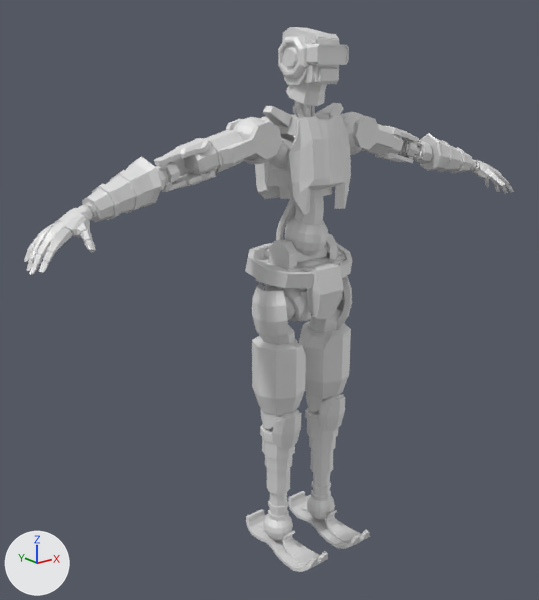
One commit to the FBX model Assets/Models/Playermodel/NewPlayer.fbx: the scene before it, then after it.
The view is the same before and after, from a 50 mm camera at (-1.73, -1.98, 1.81) aimed at (-0.11, 0.05, 1.0). Lighting does not change. The marker at lower left points along +X, +Y and +Z. Vertices at the same position are counted once.

The first picture shows 'Arms', 'Cylinder.001'.
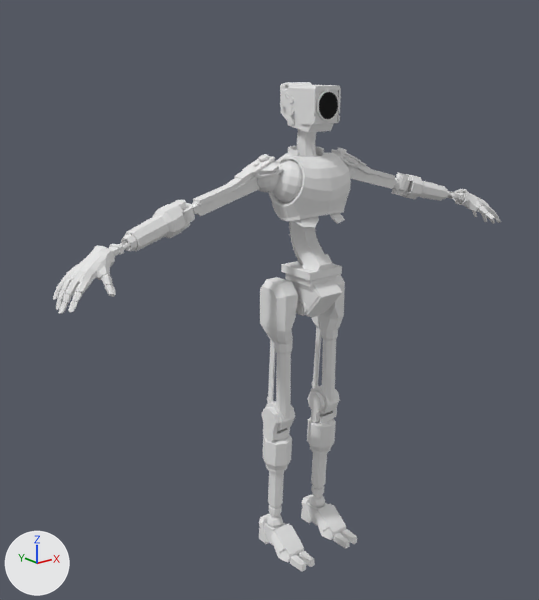
Diff of the bpy script that builds the scene:
```diff
--- a/Assets/Models/Playermodel/NewPlayer.fbx.py
+++ b/Assets/Models/Playermodel/NewPlayer.fbx.py
@@ me_cube_001 @@
-me_cube_001.from_pydata(...)  # 3196 vertices, 3130 faces; spans x -1.05..1.05, y -0.2..0.08, z 1.29..1.66
+me_cube_001.from_pydata(...)  # 3664 vertices, 3558 faces; spans x -0.98..0.98, y -0.2..0.06, z 1.17..1.53
+# me_cube_001 part 1: the loose piece of 24 vertices spanning x 0.88..0.91, y -0.17..-0.13, z 1.36..1.4 is moved by (-0.05, 0.0, -0.13)
+# me_cube_001 part 2: the loose piece of 24 vertices spanning x 0.99..1.02, y -0.16..-0.14, z 1.33..1.36 is moved by (-0.07, 0.0, -0.12)
+# me_cube_001 part 3: the loose piece of 30 vertices spanning x 1.01..1.04, y -0.17..-0.14, z 1.3..1.33 is moved by (-0.07, 0.0, -0.12)
+# me_cube_001 part 4: the loose piece of 30 vertices spanning x 0.89..0.91, y -0.2..-0.16, z 1.35..1.38 is moved by (-0.05, 0.0, -0.13)
+# me_cube_001 part 5: the loose piece of 114 vertices spanning x 0.83..0.88, y -0.09..-0.04, z 1.4..1.45 is multiplied about its middle by the matrix ((0.11, 0.214, 0.792), (0.091, 0.791, -0.226), (-0.816, 0.117, 0.082)), then moved by (-0.05, 0.0, -0.13)
+# me_cube_001 part 6: the loose piece of 114 vertices spanning x -0.88..-0.83, y -0.09..-0.04, z 1.4..1.45 is multiplied about its middle by the matrix ((-0.153, 0.041, 2.152), (-0.442, 2.111, -0.071), (2.107, 0.446, 0.141)), then moved by (1.03, 0.06, 0.04)
+# me_cube_001 part 7: the loose piece of 24 vertices spanning x -0.91..-0.88, y -0.17..-0.13, z 1.36..1.4 is moved by (0.05, 0.0, -0.13)
+# me_cube_001 part 8: the loose piece of 24 vertices spanning x -1.02..-0.99, y -0.16..-0.14, z 1.33..1.36 is moved by (0.07, 0.0, -0.12)
+# me_cube_001 part 9: the loose piece of 30 vertices spanning x -1.04..-1.01, y -0.17..-0.14, z 1.3..1.33 is moved by (0.07, 0.0, -0.12)
+# me_cube_001 part 10: the loose piece of 24 vertices spanning x -1.03..-1.01, y -0.13..-0.1, z 1.32..1.35 is moved by (0.07, 0.0, -0.12)
+# me_cube_001 part 11: the loose piece of 30 vertices spanning x -1.05..-1.02, y -0.13..-0.11, z 1.29..1.32 is moved by (0.07, 0.0, -0.12)
+# me_cube_001 part 12: the loose piece of 24 vertices spanning x -1.03..-1.01, y -0.09..-0.07, z 1.32..1.35 is moved by (0.07, 0.0, -0.12)
+# me_cube_001 part 13: the loose piece of 30 vertices spanning x -1.04..-1.02, y -0.09..-0.07, z 1.3..1.32 is moved by (0.07, 0.0, -0.12)
+# me_cube_001 part 14: the loose piece of 24 vertices spanning x -1.02..-0.99, y -0.05..-0.03, z 1.33..1.36 is moved by (0.07, 0.0, -0.12)
+# me_cube_001 part 15: 50 loose pieces with 2000 vertices, spanning x -1.03..1.02, y -0.2..0.08, z 1.31..1.65, are deleted
+# me_cube_001 part 16: 226 vertices removed from x -0.3..0.3, y -0.07..0.07, z 1.52..1.66; 2694 vertices added at x -0.96..0.95, y -0.2..0.06, z 1.19..1.53
 me_cube_001.materials.append(mat_robotmaterial)
@@ ob_cylinder_001 @@
-ob_cylinder_001 = bpy.data.objects.new('Cylinder.001', me_cylinder_002)
@@ ob_body @@
+ob_body = bpy.data.objects.new('Body', me_cube_002)  # 3182 vertices, 2898 faces; spans x -0.17..0.17, y -0.19..0.09, z -0.01..1.76; in mat_robotmaterial (its picture is missing), mat_face (black #000000)
+ob_body.location = (0.0, 0.0, 0.0)
```

Changed parts and their boxes (x1, y1, x2, y2) in the pictures (539 x 600 px; the box of a moved part takes in the faces that stretch with it):
'Cylinder.001', deleted
    before: (243, 27, 370, 572)
'Arms', reshaped (9% narrower)
    before: (24, 112, 514, 275)
    after: (53, 148, 501, 314)
'Body', added
    after: (258, 82, 357, 572)
    faces in mat_robotmaterial (its picture is missing): (258, 82, 357, 572)
    faces in mat_face (black #000000): (319, 92, 338, 119)
part 1 of me_cube_001, moved or reshaped
    before: (488, 173, 498, 182)
    after: (477, 206, 488, 215)
part 2 of me_cube_001, moved or reshaped
    before: (505, 181, 511, 188)
    after: (492, 211, 498, 218)
part 3 of me_cube_001, moved or reshaped
    before: (508, 187, 514, 193)
    after: (495, 217, 501, 223)
part 4 of me_cube_001, moved or reshaped
    before: (496, 179, 505, 186)
    after: (485, 212, 495, 220)
part 5 of me_cube_001, moved or reshaped
    before: (469, 159, 477, 171)
    after: (457, 192, 465, 202)
part 6 of me_cube_001, moved or reshaped
    before: (78, 205, 93, 219)
    after: (342, 160, 354, 177)
part 7 of me_cube_001, moved or reshaped
    before: (80, 230, 93, 243)
    after: (101, 274, 113, 286)
part 8 of me_cube_001, moved or reshaped
    before: (43, 252, 54, 262)
    after: (72, 292, 82, 302)
part 9 of me_cube_001, moved or reshaped
    before: (39, 261, 49, 273)
    after: (68, 301, 78, 312)
part 10 of me_cube_001, moved or reshaped
    before: (33, 254, 42, 264)
    after: (62, 293, 71, 303)
part 11 of me_cube_001, moved or reshaped
    before: (29, 263, 39, 275)
    after: (58, 302, 68, 314)
part 12 of me_cube_001, moved or reshaped
    before: (29, 251, 36, 260)
    after: (58, 290, 65, 299)
part 13 of me_cube_001, moved or reshaped
    before: (27, 260, 34, 271)
    after: (56, 299, 63, 310)
part 14 of me_cube_001, moved or reshaped
    before: (27, 243, 34, 253)
    after: (56, 282, 63, 291)
part 15 of me_cube_001, deleted
    before: (24, 116, 507, 265)
part 16 of me_cube_001, built on
    before: (233, 112, 363, 160)
    after: (53, 148, 494, 304)
